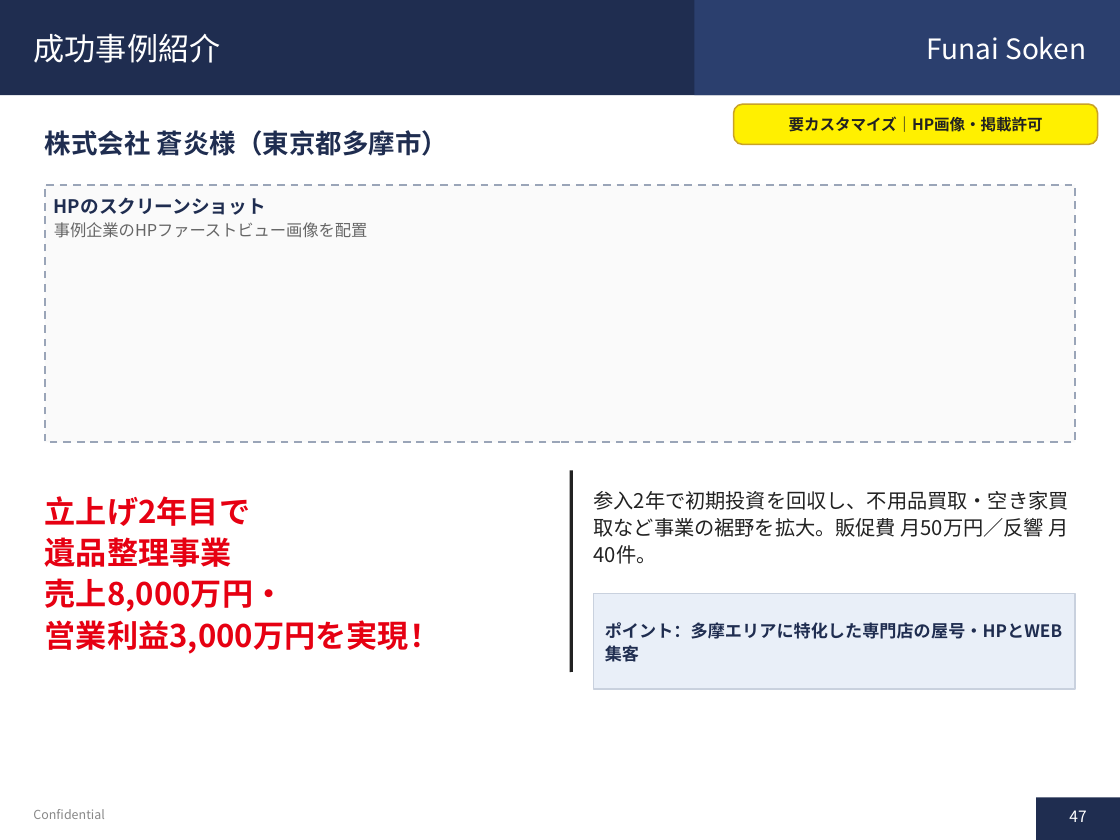
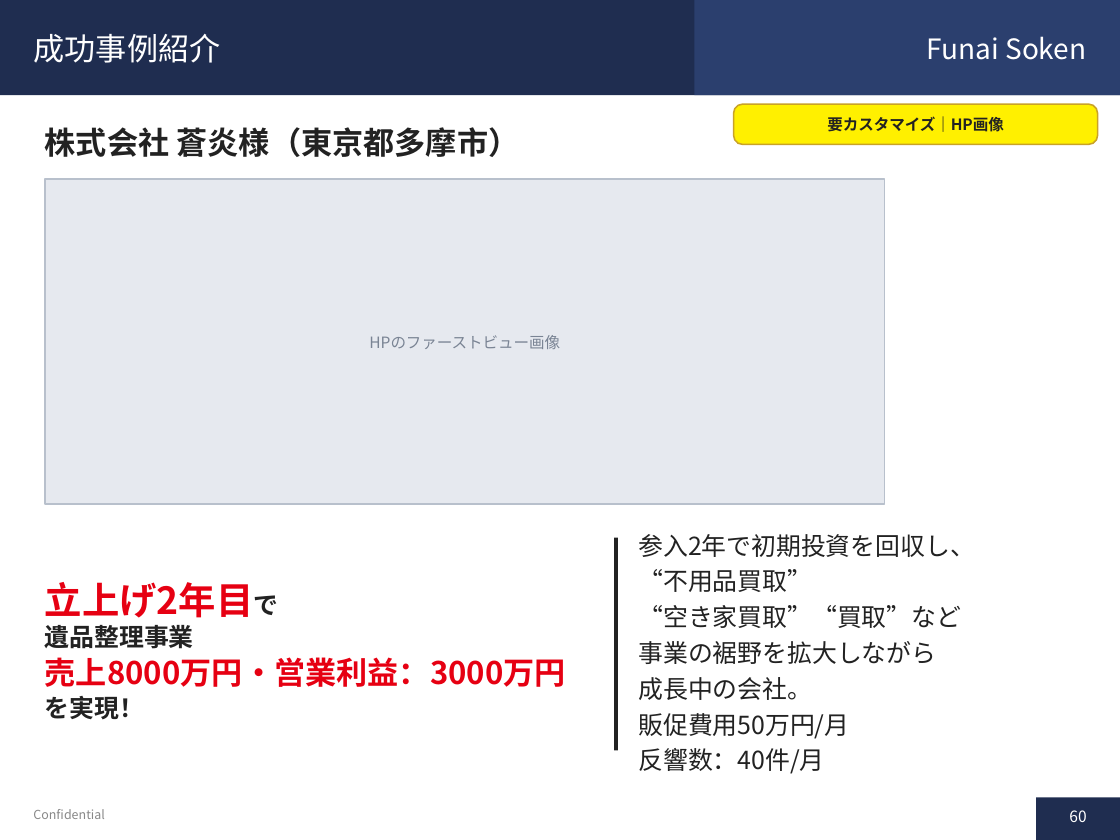
Before and after one commit to soshiro-iki-sys/-, a slide deck: slide 60 of proposals/遺品整理事業_企画書.pptx (slide 47 before the commit). Drawn at 1120x840 pixels with LibreOffice and Linux fonts; fonts in the diff are those of the drawing. Boxes give left, top, right and bottom in pixels: in the first picture for what was removed or moved away, otherwise in the second. Text is boxed around its words. In the diff, an @@ line names an element or a change of style, - is before the commit and + after.

```diff
--- a/proposals/遺品整理事業_企画書.pptx
+++ b/proposals/遺品整理事業_企画書.pptx
@@ text "株式会社 蒼炎様（東京都多摩市）" at <box>45,127,520,157</box>: size 17 to 20 pt, text colour #1F2D50 to #222222; line spacing 1 to 1.1 @@
@@ text at <box>827,116,1004,132</box>: text changed @@
-要カスタマイズ｜HP画像・掲載許可
+要カスタマイズ｜HP画像
@@ rectangle: place and size @@
-rectangle at <box>45,185,1075,442</box>
+rectangle at <box>45,179,885,504</box>
@@ rectangle at <box>45,179,885,504</box>: fill #FAFAFA to #E6E9EF; outline #9AA5B8 1.25 pt dashed to #B8C0CC 1 pt @@
@@ text "HPのファーストビュー画像" at <box>369,335,560,349</box>: vertical alignment top to middle @@
@@ text at <box>369,335,560,349</box>: text changed; size 10.5 to 10 pt; text colour #666666 to #7A8494 @@
-HPのスクリーンショット
-事例企業のHPファーストビュー画像を配置
+HPのファーストビュー画像
@@ line moved from (571, 470) - (571, 672) to (616, 538) - (616, 750) @@
@@ line (616, 538) - (616, 750): stroke #222222 2 pt to #222222 2.5 pt @@
@@ text at <box>638,534,974,774</box>: text changed; size 13 to 16 pt @@
-参入2年で初期投資を回収し、不用品買取・空き家買取など事業の裾野を拡大。販促費 月50万円／反響 月40件。
+参入2年で初期投資を回収し、
+“不用品買取”
+“空き家買取”“買取”など
+事業の裾野を拡大しながら
+成長中の会社。
+販促費用50万円/月
+反響数：40件/月
@@ text at <box>45,582,566,719</box>: text changed @@
-立上げ2年目で
-遺品整理事業
-売上8,000万円・
-営業利益3,000万円を実現！
+立上げ2年目で
+遺品整理事業
+売上8000万円・営業利益：3000万円
+を実現！
@@ rectangle removed at <box>594,594,1075,689</box> @@
@@ text removed at <box>605,622,1062,639</box> @@
-ポイント：多摩エリアに特化した専門店の屋号・HPとWEB集客
@@ page number at <box>1069,810,1086,822</box>: text changed @@
-47
+60
```
Also in this commit, not shown: 34 other slides changed, 36 slides added, 20 slides removed, 1 other file.
